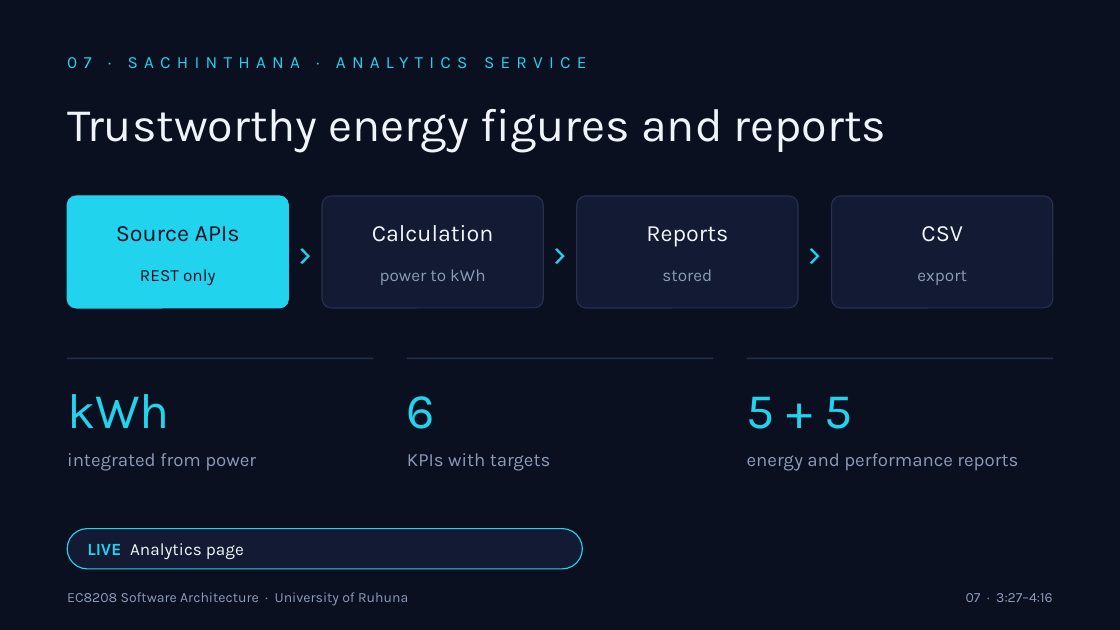
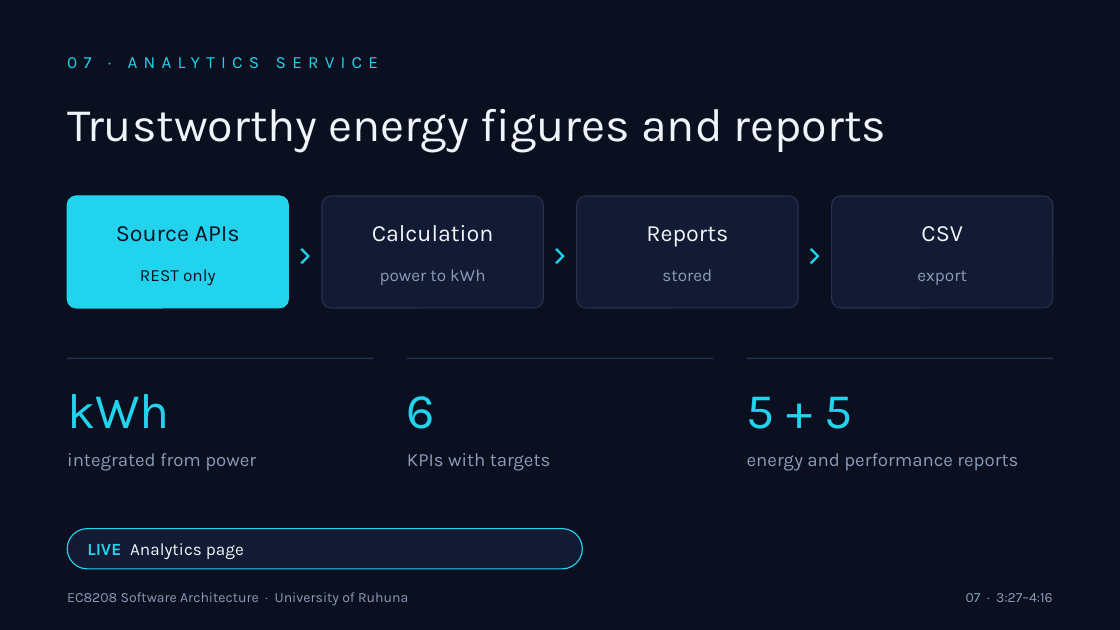
Before and after one commit to CharithManaujayaMUTEC/REOAGMS, a slide deck: slide 7 of deliverables/REOAGMS-Team-Presentation.pptx. Drawn at 1120x630 pixels with LibreOffice and Linux fonts; fonts in the diff are those of the drawing. Boxes give left, top, right and bottom in pixels: in the first picture for what was removed or moved away, otherwise in the second. Text is boxed around its words. In the diff, an @@ line names an element or a change of style, - is before the commit and + after.

```diff
--- a/deliverables/REOAGMS-Team-Presentation.pptx
+++ b/deliverables/REOAGMS-Team-Presentation.pptx
@@ text at [67, 57, 378, 68]: text changed @@
-07 · SACHINTHANA · ANALYTICS SERVICE
+07 · ANALYTICS SERVICE
```
Also in this commit, not shown: 8 other slides changed.
